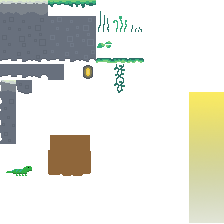
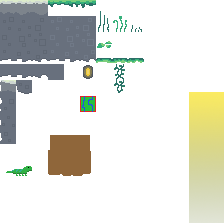
Comparing the layer stacks of the two 224 x 224 images. Changes:
painted on "Layer 12" over 80, 96, 96, 112
